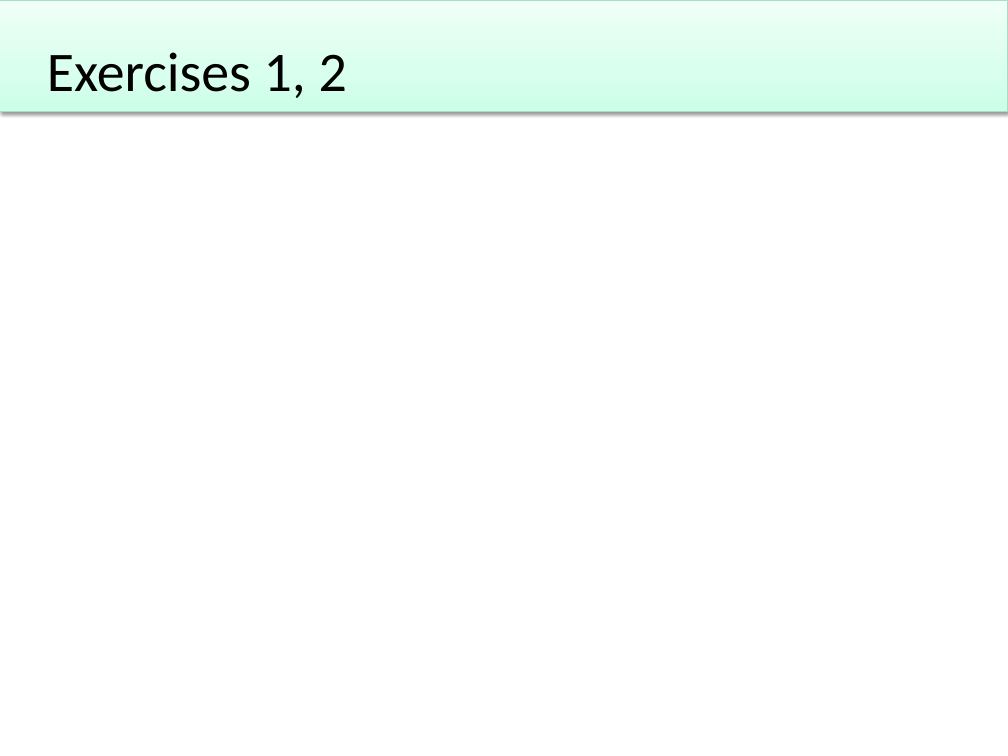
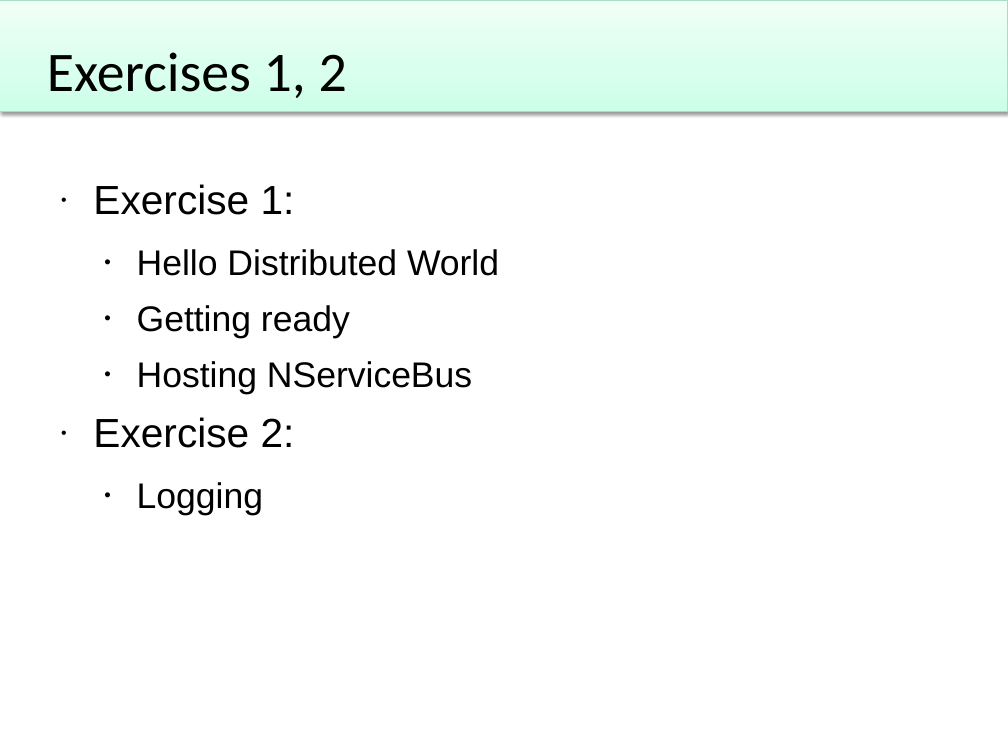
Before and after one commit to Particular/Course.Slides, a slide deck: slide 6 of EnterpriseDevelopmentWithNServiceBus.pptx (slide 7 before the commit). Drawn at 1008x756 pixels with LibreOffice and Linux fonts; fonts in the diff are those of the drawing; background and template pictures are left out. Boxes give left, top, right and bottom in pixels: in the first picture for what was removed or moved away, otherwise in the second. Text is boxed around its words. In the diff, an @@ line names an element or a change of style, - is before the commit and + after.

Commit message:
Removed unnecessary Hello World title slide, added exercise highlights to Ex1 and Ex2, Hello World is now Hello Distributed World

```diff
--- a/EnterpriseDevelopmentWithNServiceBus.pptx
+++ b/EnterpriseDevelopmentWithNServiceBus.pptx
@@ text added at box(93, 184, 499, 515), 28 pt, text #000000 @@
+• Exercise 1:
+  • Hello Distributed World
+  • Getting ready
+  • Hosting NServiceBus
+• Exercise 2:
+  • Logging
```
Also in this commit, not shown: 1 other slide changed, 1 slide removed, 1 other file.
